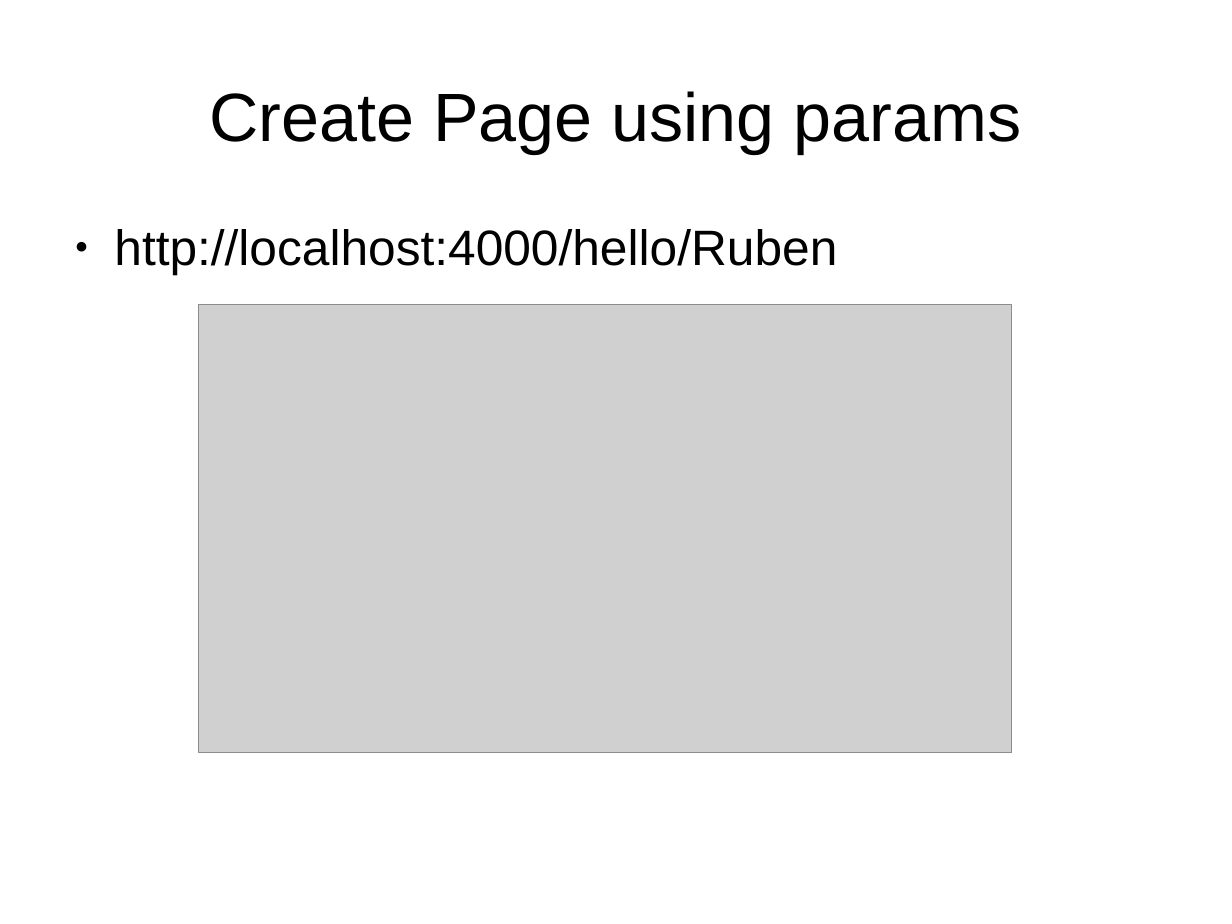
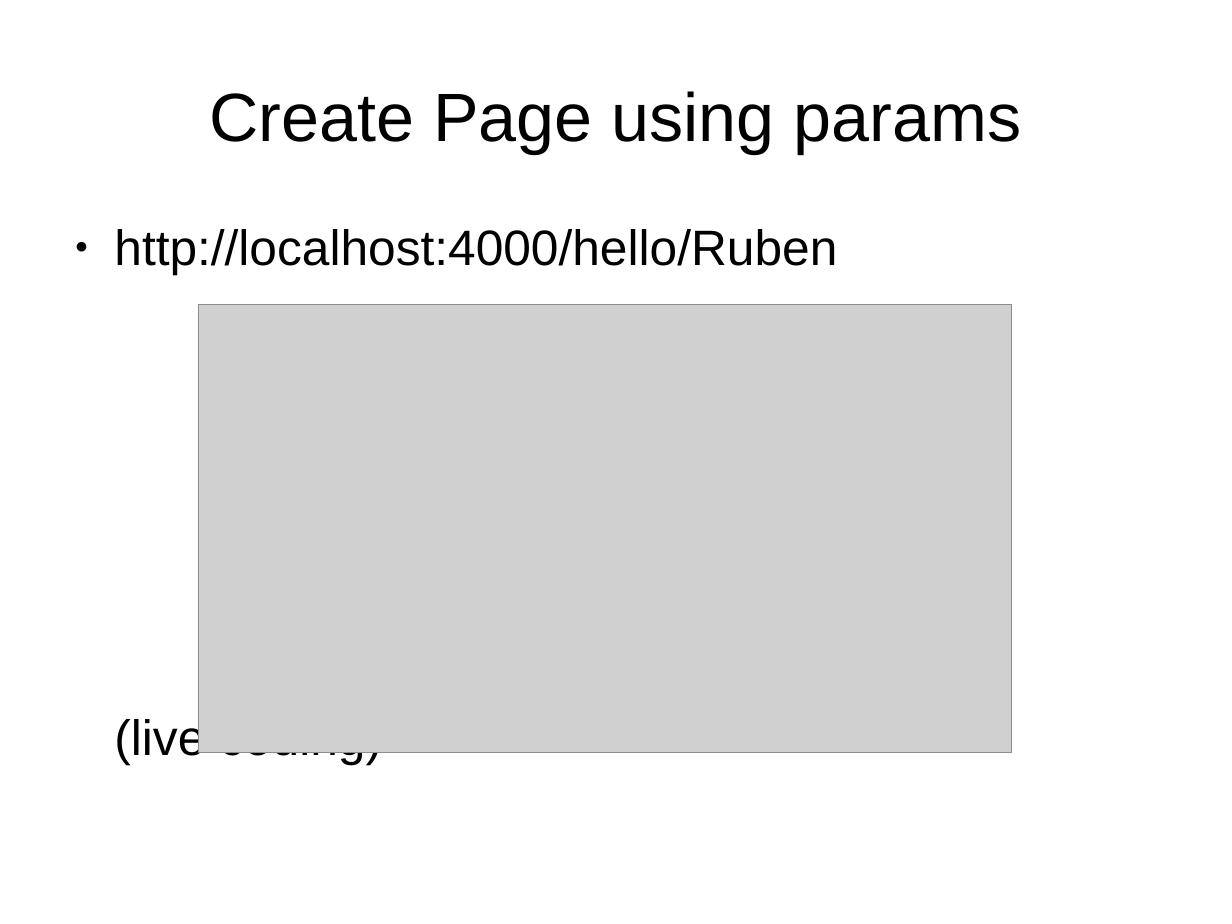
Before and after one commit to ramortegui/talks, a slide deck: slide 8 of phoenix-basics.odp. Drawn at 1232x924 pixels with LibreOffice and Linux fonts; fonts in the diff are those of the drawing; grey boxes stand for pictures. Boxes give left, top, right and bottom in pixels: in the first picture for what was removed or moved away, otherwise in the second. Text is boxed around its words. In the diff, an @@ line names an element or a change of style, - is before the commit and + after.

```diff
--- a/phoenix-basics.odp
+++ b/phoenix-basics.odp
@@ text at (114,716,382,765): paragraph added @@
+(live coding)
```
Also in this commit, not shown: 5 other slides changed, 58 other files.
